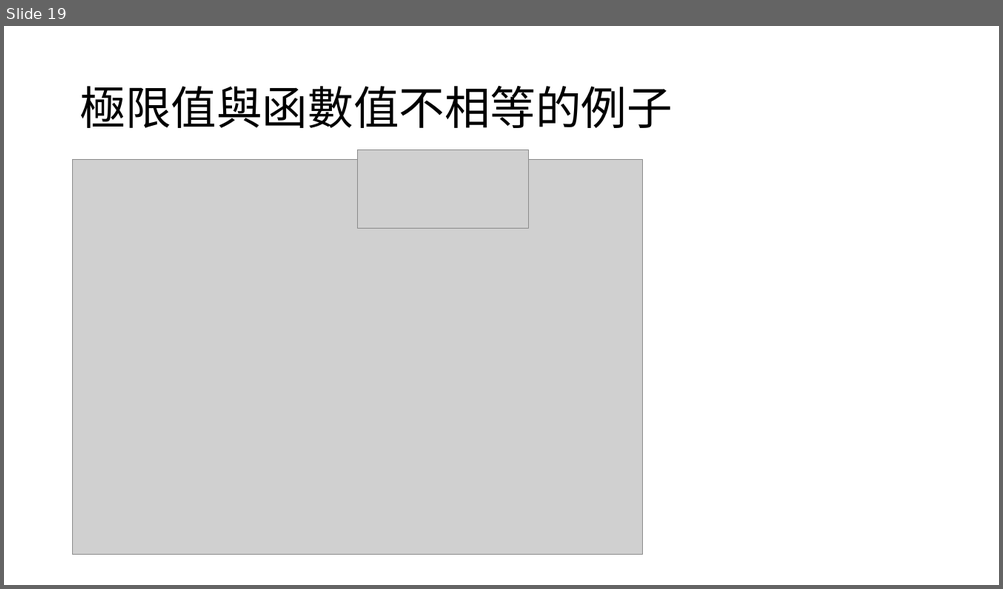
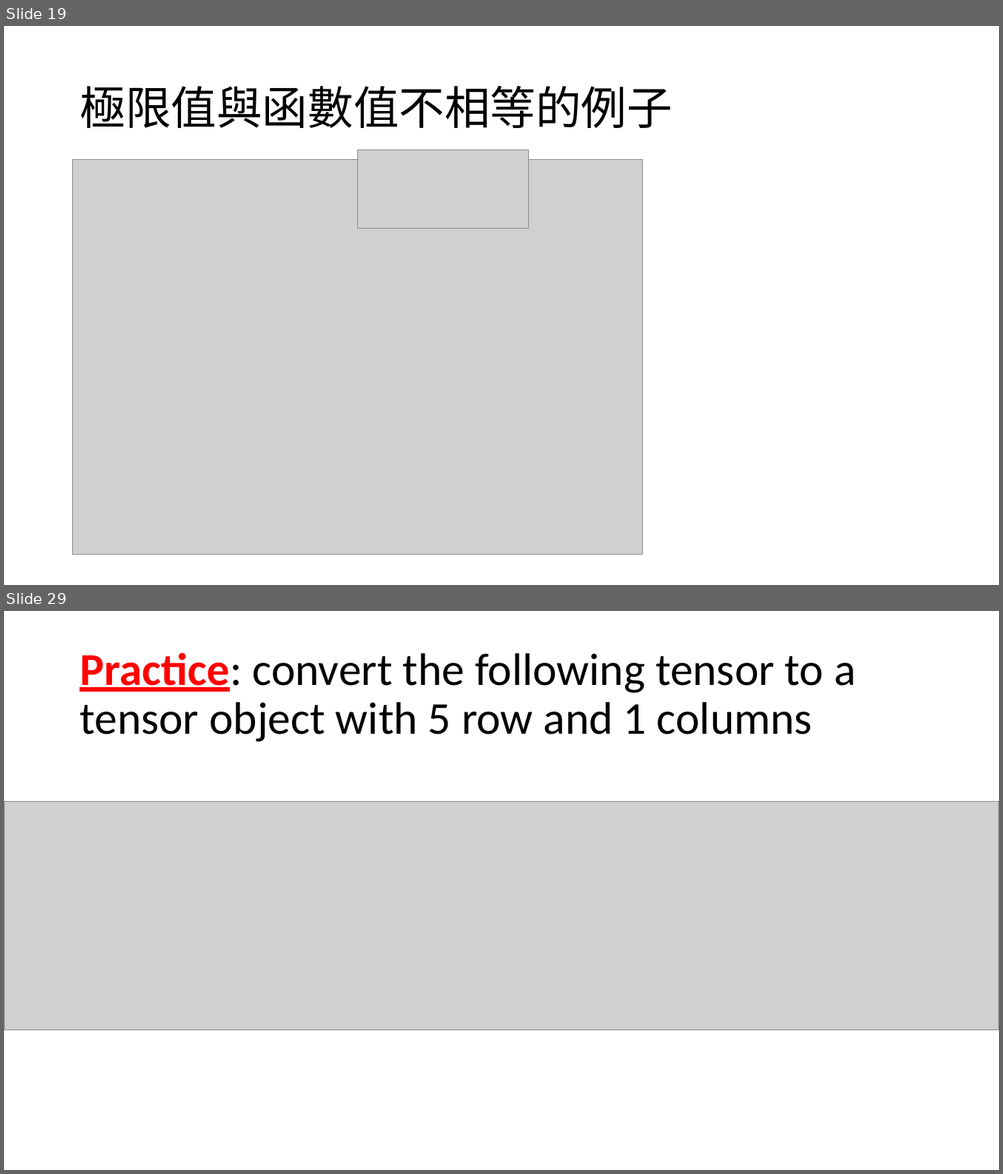
Before and after one commit to yychiang/110-2-VNU-Curriculum, a slide deck: 深度學習/深度學習數學基礎-1.pptx. Shown one above the other, each under a label of ours: slide 19 before the commit, slides 19 and 29 after it; the slides between them are not shown. The pictures are 1003x589 and 1003x1174 pixels, drawn with LibreOffice and Linux fonts; fonts in the diff are those of the drawing; grey boxes stand for pictures. Boxes give left, top, right and bottom in pixels: in the first picture for what was removed or moved away, otherwise in the second. Text is boxed around its words. In the diff, an @@ line names an element or a change of style, - is before the commit and + after.

```diff
--- a/深度學習/深度學習數學基礎-1.pptx
+++ b/深度學習/深度學習數學基礎-1.pptx
@@ slide 29 added at <box>4,611,999,1170</box>, background #FFFFFF @@
@@ title added at <box>79,652,856,742</box>, 44 pt, text #000000 @@
+Practice: convert the following tensor to a tensor object with 5 row and 1 columns
@@ picture added at <box>4,802,999,1031</box> @@
```
Also in this commit, not shown: 28 other slides added.
